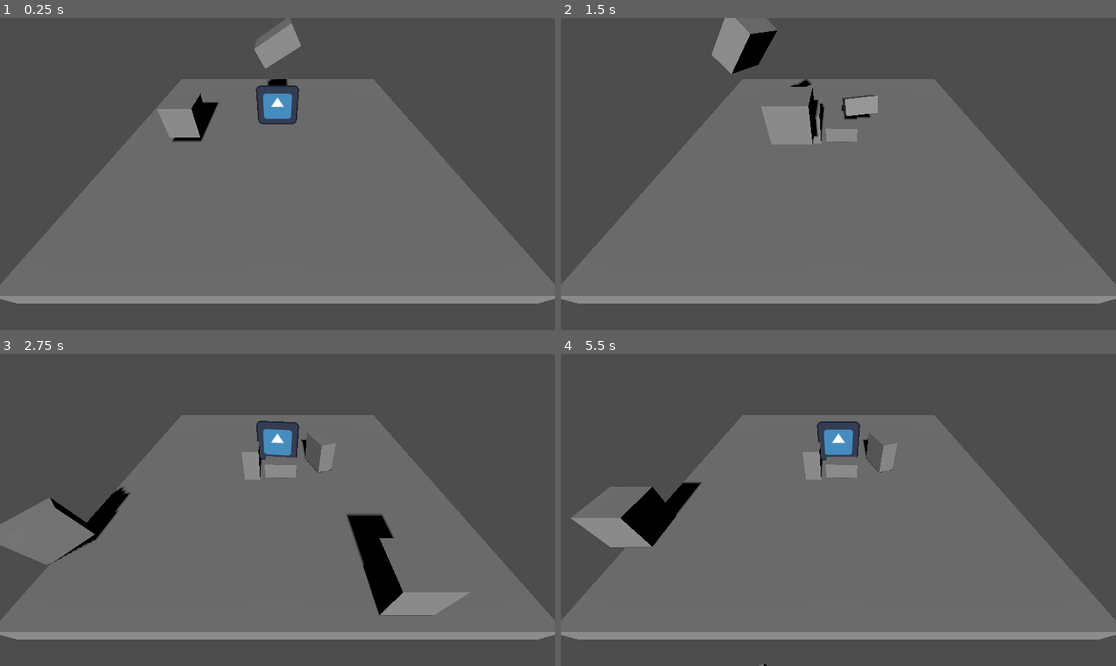
Above: before the commit, frames 1-4 (two rows, left to right).
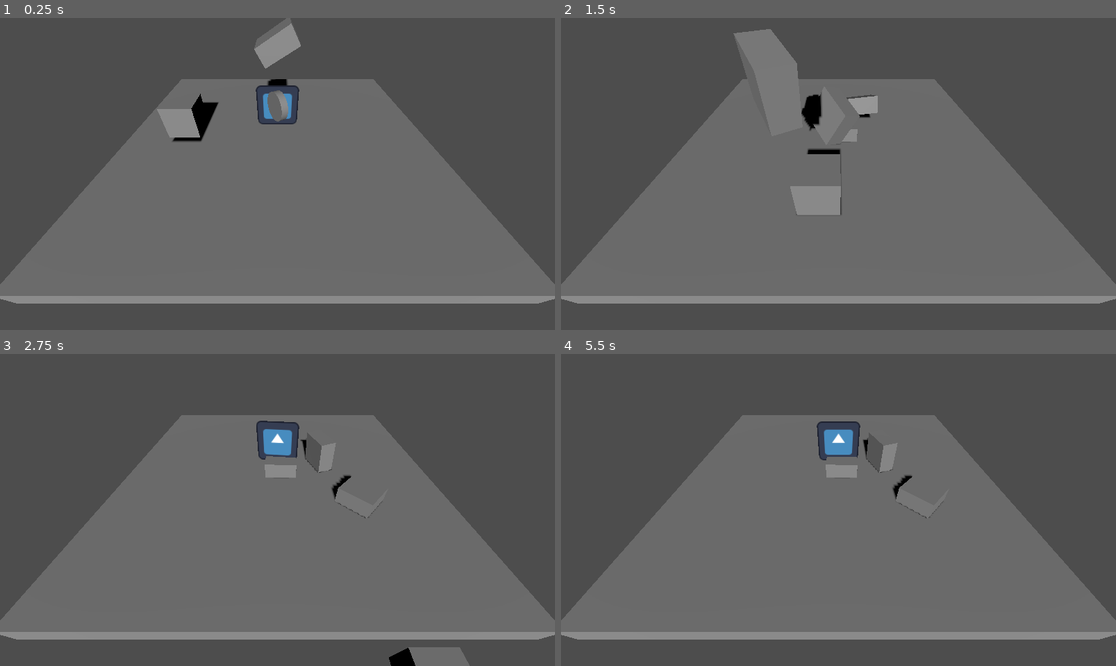
Above: after the commit, the same moments.

Repository: rafal-mi/3d-platformer-2025
Game: Godot game, scene res://level_1.tscn
Same seed, same stepped clock (60 frames per second), same inputs: the game is played once before the commit and once after it. The project has no main scene, so this scene is started directly. The engine's default icon, where the game draws it, is replaced by a stand-in: a white triangle on a blue panel in a dark square.
Inputs:
- Up to frame 1 (0.25 s): no input
- Up to frame 2 (1.5 s): tap Enter (ui_accept) at 0.5, 0.77 s; hold Right (ui_right) 0.53-1.28 s; hold Down (ui_down) from 1.28 s (still down)
- Up to frame 3 (2.75 s): tap Enter (ui_accept) at 1.52 s; release Down (ui_down) at 2.03 s; hold Right (ui_right) from 2.03 s (still down)
- Up to frame 4 (5.5 s): release Right (ui_right) at 2.78 s; hold Up (ui_up) 2.78-3.53 s; tap Enter (ui_accept) at 3.02, 3.77, 4.52 s; hold Left (ui_left) 3.53-5.03 s; hold Down (ui_down) from 5.03 s (still down)

The runs differ from the first frame. In frame 1, 0.3% of the frame differs, in the area x 48-52%, y 23-34%; in frame 2, 4.0%; in frame 3, 6.2%, in the area x 0-85%, y 28-100%; in frame 4, 3.3%.

Commit message:
Lesson #7: 3D Coin Model from Blender to Godot!

Diff:
--- a/coin.gd
+++ b/coin.gd
@@ -1,5 +1,6 @@
 extends Area3D
 
+const ROT_SPEED = 2 # number of degrees the coin rotates every frame
 
 # Called when the node enters the scene tree for the first time.
 func _ready():
@@ -8,4 +9,8 @@
 
 # Called every frame. 'delta' is the elapsed time since the previous frame.
 func _process(delta):
-	pass
+	rotate_y(deg_to_rad(ROT_SPEED))
+
+
+func _on_body_entered(body):
+	queue_free()
--- a/coin.tscn
+++ b/coin.tscn
@@ -21,3 +21,5 @@
 [node name="CollisionShape3D" type="CollisionShape3D" parent="."]
 transform = Transform3D(-4.37114e-08, -1, 0, 1, -4.37114e-08, 0, 0, 0, 1, 0, 0, 0)
 shape = SubResource("CylinderShape3D_w6rxx")
+
+[connection signal="body_entered" from="." to="." method="_on_body_entered"]
--- a/level_1.tscn
+++ b/level_1.tscn
@@ -1,9 +1,10 @@
-[gd_scene load_steps=7 format=3 uid="uid://dycmw7rc6p17u"]
+[gd_scene load_steps=8 format=3 uid="uid://dycmw7rc6p17u"]
 
 [ext_resource type="PackedScene" uid="uid://hc6mtslweb8l" path="res://block.tscn" id="1_8b5bf"]
 [ext_resource type="PackedScene" uid="uid://do0fn4xvctkpe" path="res://steve.tscn" id="2_tqs2a"]
 [ext_resource type="Texture2D" uid="uid://b3456ynooac2x" path="res://icon.svg" id="3_7dh8l"]
 [ext_resource type="Script" path="res://Icon.gd" id="4_r7fq6"]
+[ext_resource type="PackedScene" uid="uid://cvxjo6kyljcl5" path="res://coin.tscn" id="5_dpubg"]
 
 [sub_resource type="BoxMesh" id="BoxMesh_vxhl1"]
 size = Vector3(10, 0.5, 10)
@@ -51,3 +52,6 @@
 transform = Transform3D(1, 0, 0, 0, 1, 0, 0, 0, 1, 0, 1, 0)
 texture = ExtResource("3_7dh8l")
 script = ExtResource("4_r7fq6")
+
+[node name="Coin1" parent="." instance=ExtResource("5_dpubg")]
+transform = Transform3D(1, 0, 0, 0, 1, 0, 0, 0, 1, 0, 2, 2)
